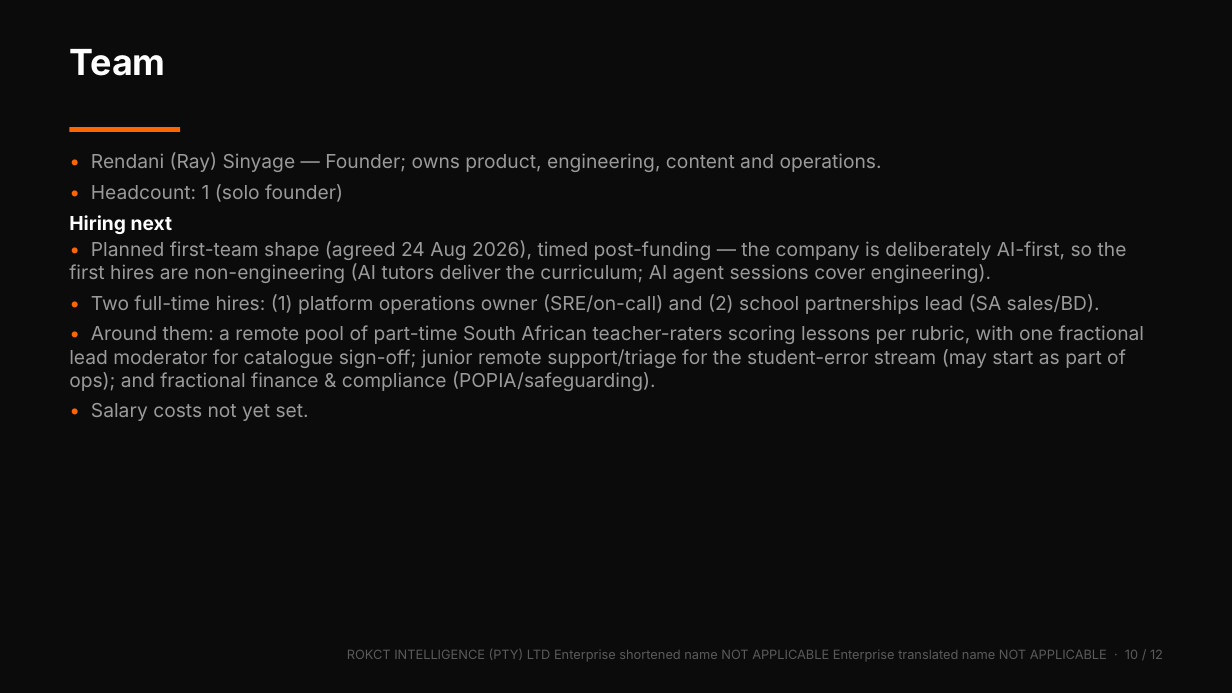
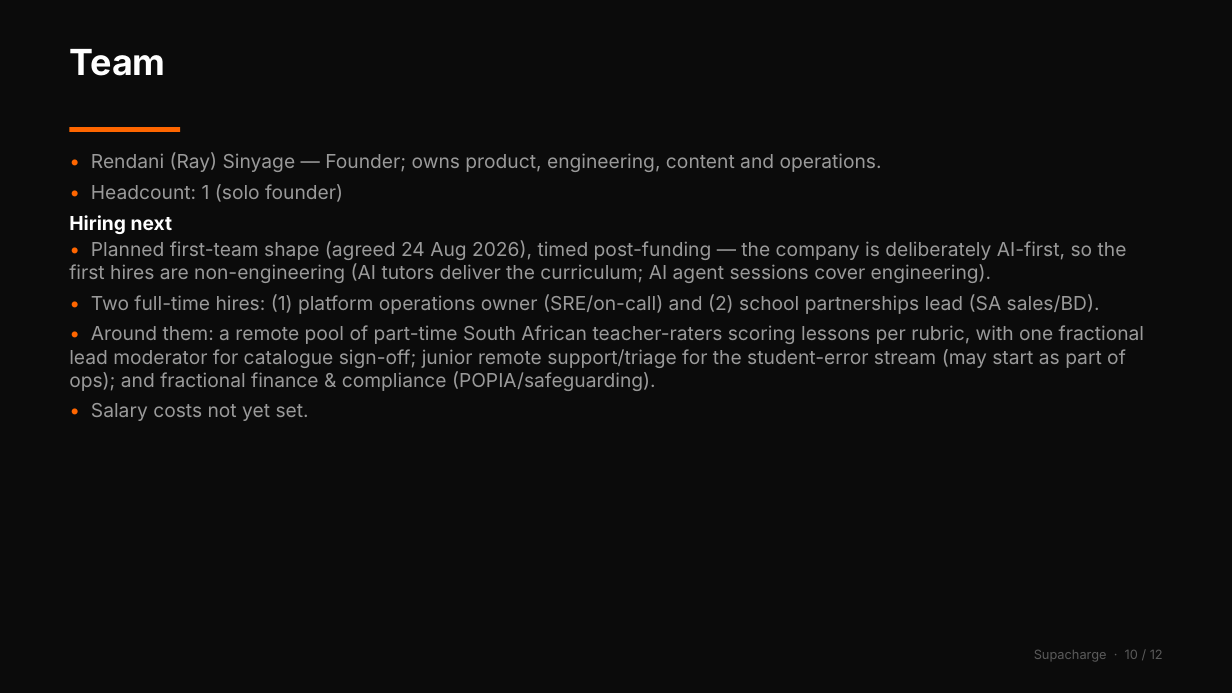
Before and after one commit to RokctAI/supacharge, a slide deck: slide 10 of marketing/pitch/supacharge-pitch-deck.pptx. Drawn at 1232x693 pixels with LibreOffice and Linux fonts; fonts in the diff are those of the drawing. Boxes give left, top, right and bottom in pixels: in the first picture for what was removed or moved away, otherwise in the second. Text is boxed around its words. In the diff, an @@ line names an element or a change of style, - is before the commit and + after.

```diff
--- a/marketing/pitch/supacharge-pitch-deck.pptx
+++ b/marketing/pitch/supacharge-pitch-deck.pptx
@@ text at [1034, 650, 1163, 662]: text changed @@
-ROKCT INTELLIGENCE (PTY) LTD Enterprise shortened name NOT APPLICABLE Enterprise translated name NOT APPLICABLE · 10 / 12
+Supacharge · 10 / 12
```
Also in this commit, not shown: 11 other slides changed.
